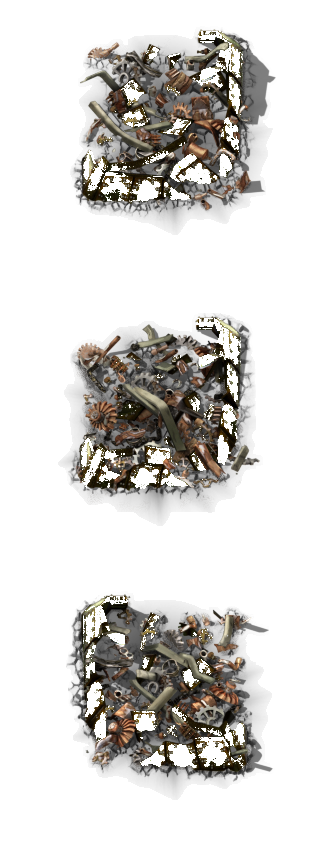
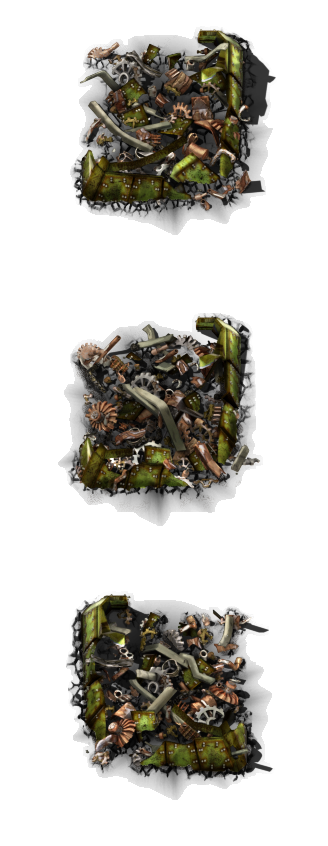
Layered file, before and after one edit (w=328, h=846). Changes by layer:
showed "assembling-machine-3-remnants.png copy #2" over [58, 26, 276, 800]
showed "assembling-machine-3-remnants.png copy #1" over [58, 26, 276, 800]
added layer "assembling-machine-3-remnants.png copy #6" above "assembling-machine-3-remnants.png copy #5" over [58, 26, 276, 800]
